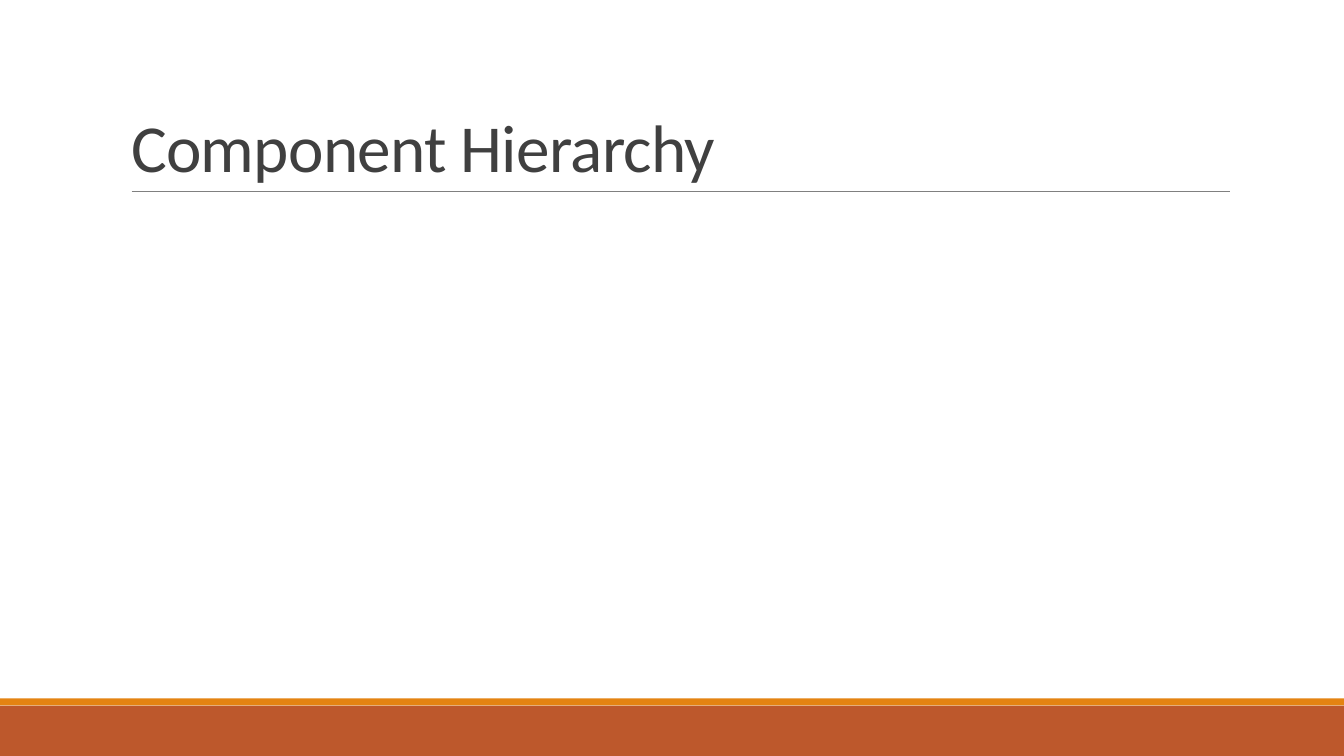
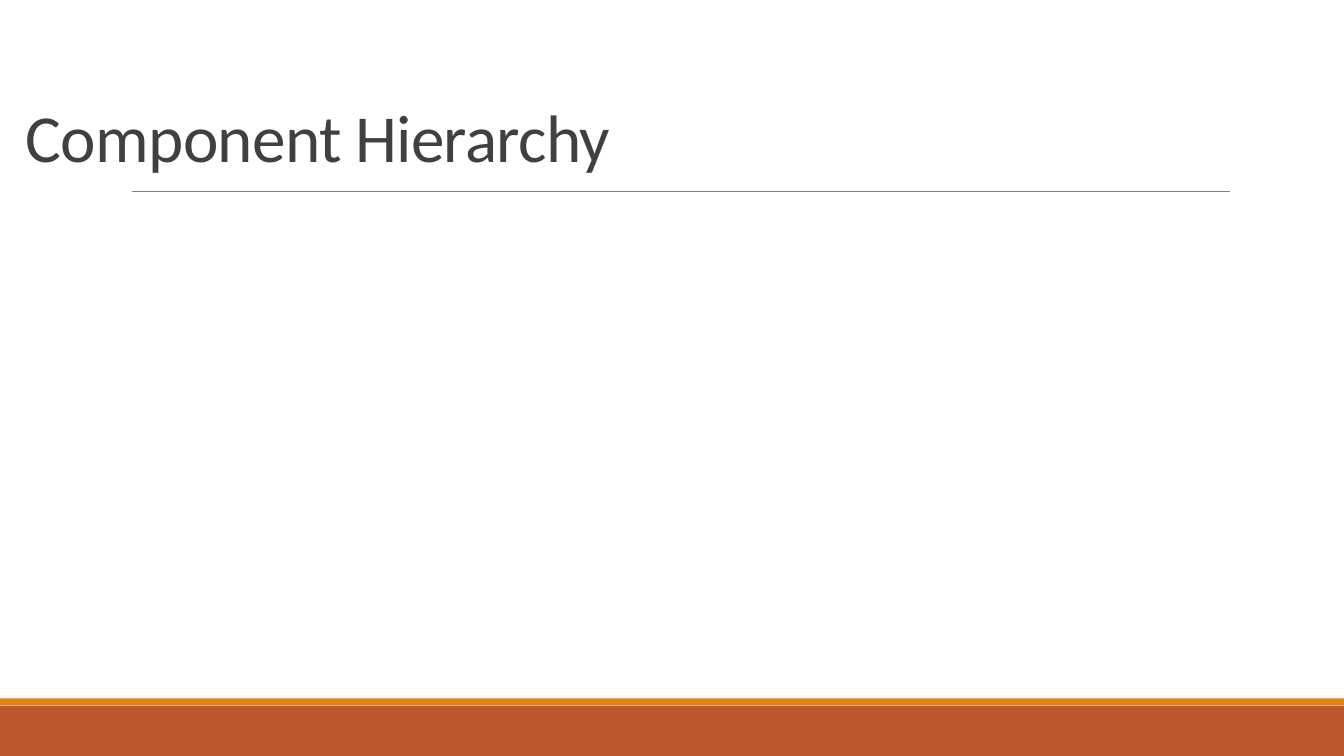
Before and after one commit to Shameer28/QA-Cinemas, a slide deck: slide 11 of QA Cinema-Documentation/Presentation/QACinema.pptx. Drawn at 1344x756 pixels with LibreOffice and Linux fonts; fonts in the diff are those of the drawing; background and template pictures are left out. Boxes give left, top, right and bottom in pixels: in the first picture for what was removed or moved away, otherwise in the second. Text is boxed around its words. In the diff, an @@ line names an element or a change of style, - is before the commit and + after.

```diff
--- a/QA Cinema-Documentation/Presentation/QACinema.pptx
+++ b/QA Cinema-Documentation/Presentation/QACinema.pptx
@@ title "Component Hierarchy": place and size @@
-title "Component Hierarchy" at <box>131,125,716,183</box>
+title "Component Hierarchy" at <box>26,115,610,173</box>
```
Also in this commit, not shown: 6 other slides changed, 1 other file.
